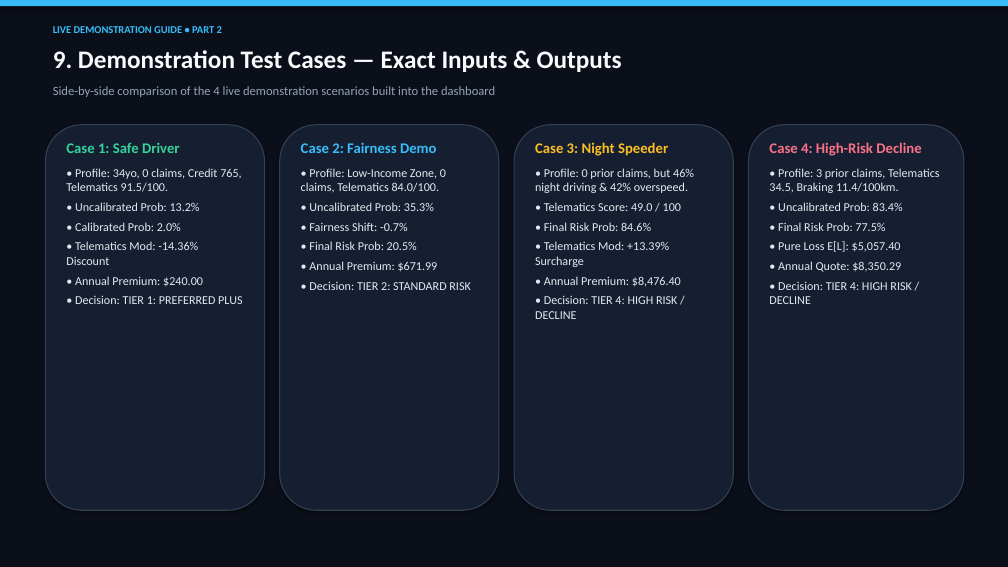
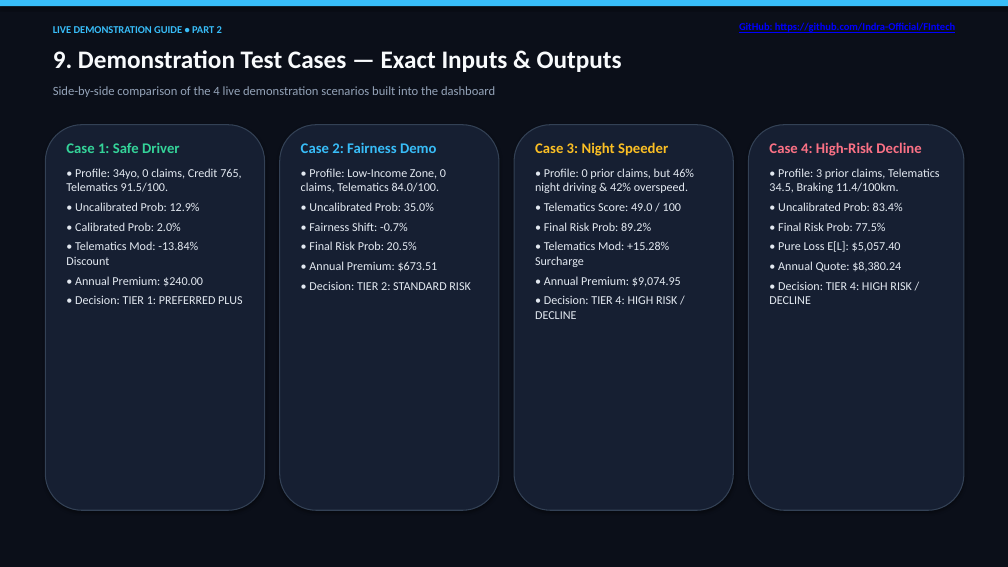
Before and after one commit to Indra-Official/FIntech, a slide deck: slide 10 of presentation/Predictive_Underwriting_Statement31_Presentation.pptx. Drawn at 1008x567 pixels with LibreOffice and Linux fonts; fonts in the diff are those of the drawing. Boxes give left, top, right and bottom in pixels: in the first picture for what was removed or moved away, otherwise in the second. Text is boxed around its words. In the diff, an @@ line names an element or a change of style, - is before the commit and + after.

```diff
--- a/presentation/Predictive_Underwriting_Statement31_Presentation.pptx
+++ b/presentation/Predictive_Underwriting_Statement31_Presentation.pptx
@@ text added at [739, 22, 955, 33], 10 pt, text #0000FF, bold, underline @@
+GitHub: https://github.com/Indra-Official/FIntech
@@ text at [769, 142, 940, 304]: text changed @@
-• Annual Quote: $8,350.29
+• Annual Quote: $8,380.24
@@ text at [75, 202, 200, 211]: text changed @@
-• Uncalibrated Prob: 13.2%
+• Uncalibrated Prob: 12.9%
@@ text at [309, 202, 434, 211]: text changed @@
-• Uncalibrated Prob: 35.3%
+• Uncalibrated Prob: 35.0%
@@ text at [535, 222, 681, 287]: text changed @@
-• Final Risk Prob: 84.6%
-• Telematics Mod: +13.39% Surcharge
-• Annual Premium: $8,476.40
+• Final Risk Prob: 89.2%
+• Telematics Mod: +15.28% Surcharge
+• Annual Premium: $9,074.95
@@ text at [66, 241, 198, 265]: text changed @@
-• Telematics Mod: -14.36% Discount
+• Telematics Mod: -13.84% Discount
@@ text at [309, 261, 438, 272]: text changed @@
-• Annual Premium: $671.99
+• Annual Premium: $673.51
```
Also in this commit, not shown: 11 other slides changed, 5 other files.
